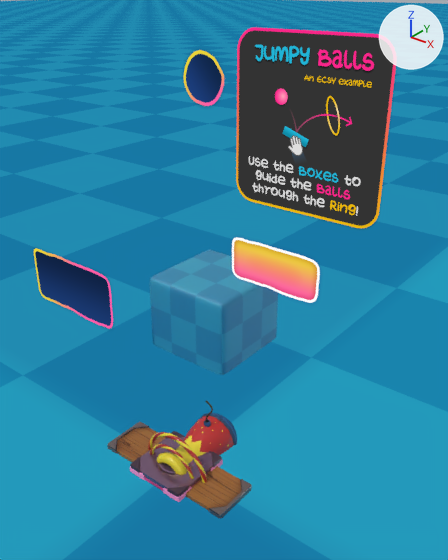
One commit to the Blender file assets/scene.blend: the scene before it, then after it.
Before and after are seen from a 50 mm lens placed at (2.7, -2.8, 3.6), pointed at (-0.5, 1.3, 1.0). Every picture has the same lights, and +X, +Y and +Z are marked at upper right. Everything nearer to the camera than a plane just in front of the edit is cut away.

Script lines for the objects in view, before the commit:
```python
ob_cannon = bpy.data.objects.new('cannon', me_nurbspath)
ob_cannon.location = (0.0, 0.272, 0.0)
ob_cannon.rotation_euler = (0.0, 0.0, 3.142)  # degrees (0, 0, 180)
ob_finished = bpy.data.objects.new('finished', me_ui_003)
ob_finished.parent = ob_panelinfo
ob_finished.location = (0.0, 0.0, -0.00615)
ob_finished.scale = (0.708, 0.708, 0.708)
ob_metal = bpy.data.objects.new('metal', me_cube_002)
ob_metal.location = (0.0, 0.0, 0.0)
ob_panelinfo = bpy.data.objects.new('panelInfo', me_ui)
ob_panelinfo.location = (-2.289, 0.866, 0.579)
ob_rubber = bpy.data.objects.new('rubber', me_cube_001)
ob_rubber.location = (0.0, 0.0, 0.0)
ob_startbutton = bpy.data.objects.new('startbutton', me_ui_002)
ob_startbutton.location = (0.0, 1.3, 1.3)
ob_static = bpy.data.objects.new('static', me_cube_005)
ob_static.location = (-1.012, 1.727, 0.308)
ob_target = bpy.data.objects.new('target', me_torus)
ob_target.location = (0.0, 0.0, 0.0)
ob_wood = bpy.data.objects.new('wood', me_cube_003)
ob_wood.location = (0.0, 0.0, 0.0)
# also in view: 'panelLevel' at (-1.6, 2.3, 2.6); 'floor' at (0.0, 0.0, 0.0); 'help' at (0.0, 1.7, 2.4)
```
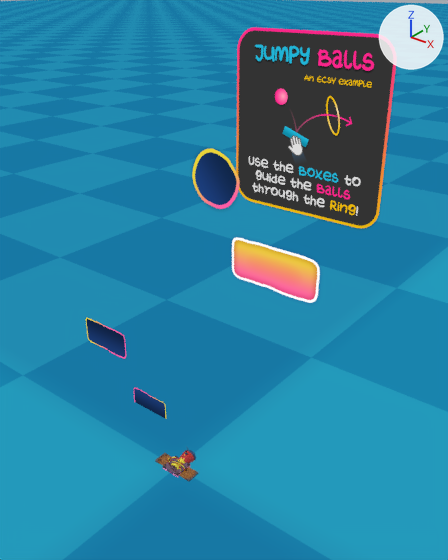
Where the newer file only moved an object's origin or applied its transform, the numbers keep the older frame.

Changed parts and their boxes [x1, y1, x2, y2] in the pictures (448 x 560 px):
'static', hidden
    before: [150, 250, 278, 375]
'panelInfo', reshaped, moved (49% narrower, 49% shorter)
    before: [34, 248, 113, 329]
    after: [86, 318, 126, 359]
'panelLevel', moved
    before: [183, 50, 224, 106]
    after: [192, 148, 240, 209]
'wood', mesh rescaled (69% narrower, 69% shorter)
    before: [107, 422, 252, 519]
    after: [155, 453, 199, 482]
'cannon', moved, rescaled
    before: [156, 400, 237, 475]
    after: [171, 450, 196, 469]
'metal', mesh rescaled (70% narrower, 69% shorter)
    before: [130, 431, 222, 497]
    after: [163, 456, 190, 476]
'target', mesh rescaled (68% narrower, 69% shorter)
    before: [148, 432, 207, 483]
    after: [168, 457, 186, 472]
'finished', reshaped (not visible before)
    after: [134, 388, 166, 419]
'rubber', mesh rescaled (68% narrower, 70% shorter)
    before: [130, 460, 223, 502]
    after: [162, 465, 191, 477]

What the commit changed:
me_cube_001 has 226 vertices, 224 faces and spans x -0.271..0.271, y -0.27..0.27, z -0.05..0.05.
me_cube_001 is used by ob_rubber; location (0.0, 0.0, 0.0).
me_cube_001 part 1: the whole mesh is scaled about its middle by 0.303.
me_cube_002 has 286 vertices, 304 faces and spans x -0.266..0.266, y -0.266..0.266, z -0.073..0.073.
me_cube_002 is used by ob_metal; location (0.0, 0.0, 0.0).
me_cube_002 part 2: the whole mesh is scaled about its middle by 0.304.
me_cube_003 has 134 vertices, 136 faces and spans x -0.621..0.621, y -0.197..0.197, z -0.038..0.038.
me_cube_003 is used by ob_wood; location (0.0, 0.0, 0.0).
me_cube_003 part 3: the whole mesh is scaled about its middle by 0.301.
me_torus has 3072 vertices, 3072 faces and spans x -0.317..0.317, y -0.075..0.019, z -0.317..0.317.
me_torus is used by ob_target; location (0.0, 0.0, 0.0).
me_torus part 4: the whole mesh is scaled about the mesh origin by 0.305.
me_ui has 4 vertices, 1 face and spans x -0.683..0.683, y 0.0, z -0.376..0.376.
me_ui is used by ob_panelinfo; location (-2.289, 0.866, 0.579).
Part 5, on me_ui:
Vertex 0 of me_ui moves from (-0.683, 0.0, 0.376) to (-0.309, 0.0, 0.17).
Vertex 1 of me_ui moves from (0.683, 0.0, 0.376) to (0.309, 0.0, 0.17).
Vertex 2 of me_ui moves from (-0.683, 0.0, -0.376) to (-0.309, 0.0, -0.17).
Vertex 3 of me_ui moves from (0.683, 0.0, -0.376) to (0.309, 0.0, -0.17).
me_ui_003 has 4 vertices, 1 face and spans x -0.683..0.683, y 0.112, z -0.266..0.331.
me_ui_003 is used by ob_finished; parent ob_panelinfo; location (0.0, 0.0, -0.00615); scale (0.708, 0.708, 0.708).
Part 6, on me_ui_003:
Vertex 0 of me_ui_003 moves from (-0.683, 0.112, 0.331) to (0.861, -0.348, -0.189).
Vertex 1 of me_ui_003 moves from (0.683, 0.112, 0.331) at pixel (106, 277) to (1.479, -0.348, -0.189).
Vertex 2 of me_ui_003 moves from (-0.683, 0.112, -0.266) to (0.861, -0.348, -0.459).
Vertex 3 of me_ui_003 moves from (0.683, 0.112, -0.266) to (1.479, -0.348, -0.459).
Object 'cannon' (ob_cannon) moves from (0.0, 0.272, 0.0) to (0.0, 0.086, 0.0).
Object 'cannon' (ob_cannon) is rescaled from (1.0, 1.0, 1.0) to (0.301, 0.301, 0.301).
Object 'static' (ob_static) moves from (-1.012, 1.727, 0.308) to (0.0, 0.0, 0.0).
Object 'static' (ob_static) is now hidden.
Object 'panelInfo' (ob_panelinfo) moves from (-2.289, 0.866, 0.579) to (-1.461, 0.584, 0.394).
Object 'panelLevel' (ob_panellevel) moves from (-1.592, 2.263, 2.631) to (-0.741, 1.411, 1.926).
